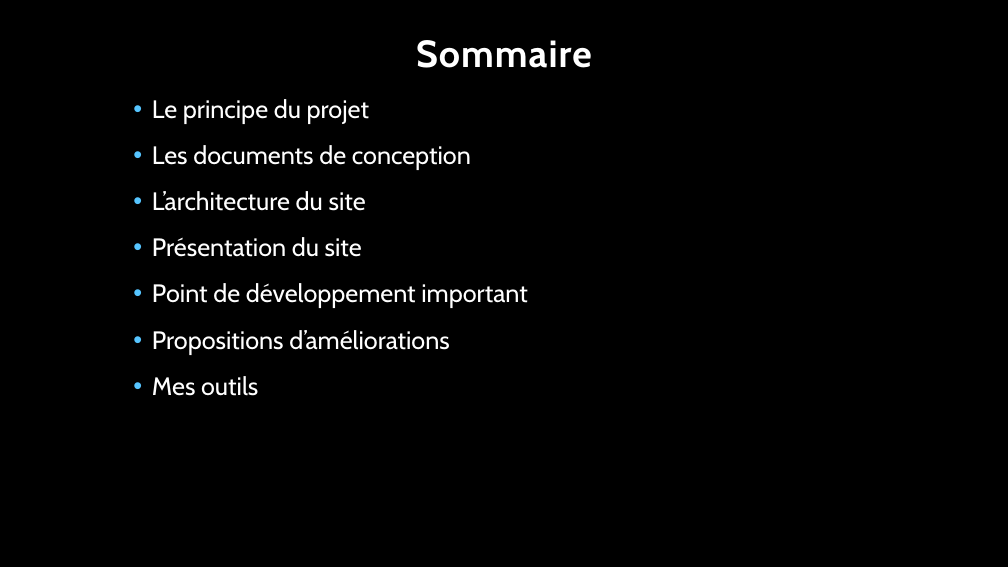
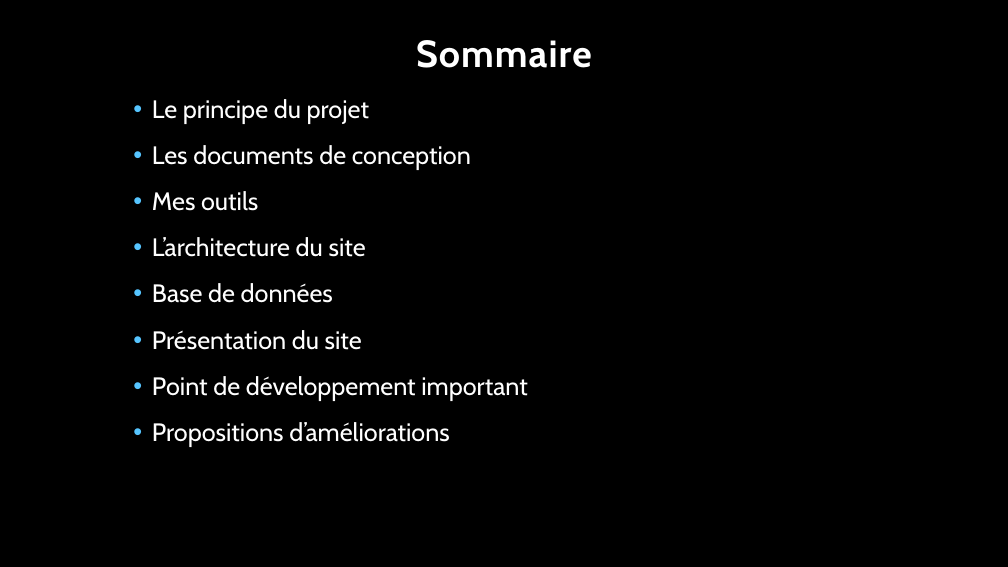
Before and after one commit to NicolasEhrhard/bigscreen, a slide deck: slide 2 of PFE - Copie.pptx. Drawn at 1008x567 pixels with LibreOffice and Linux fonts; fonts in the diff are those of the drawing; background and template pictures are left out. Boxes give left, top, right and bottom in pixels: in the first picture for what was removed or moved away, otherwise in the second. Text is boxed around its words. In the diff, an @@ line names an element or a change of style, - is before the commit and + after.

```diff
--- a/PFE - Copie.pptx
+++ b/PFE - Copie.pptx
@@ text at (152, 191, 258, 211): paragraph added @@
+• Mes outils
@@ text at (152, 283, 333, 303): paragraph added @@
+• Base de données
@@ text at (152, 376, 258, 396): paragraph removed @@
-• Mes outils
```
Also in this commit, not shown: 4 other slides changed, 1 slide added, 2 slides removed, 6 other files.
